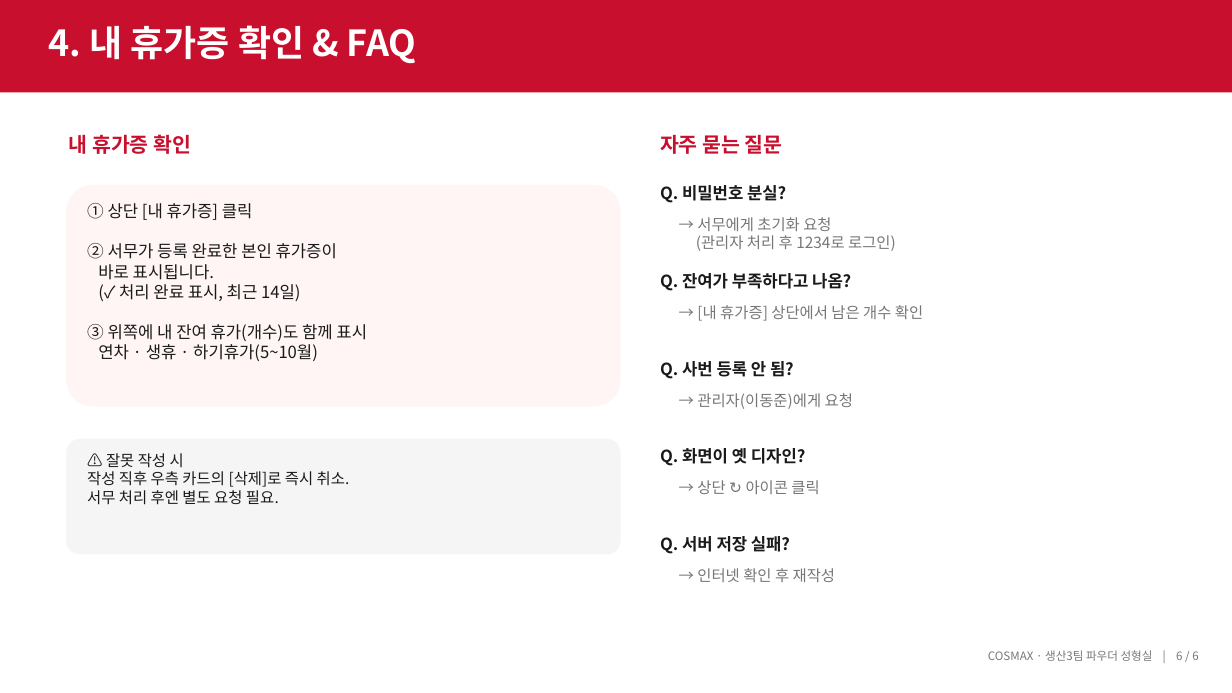
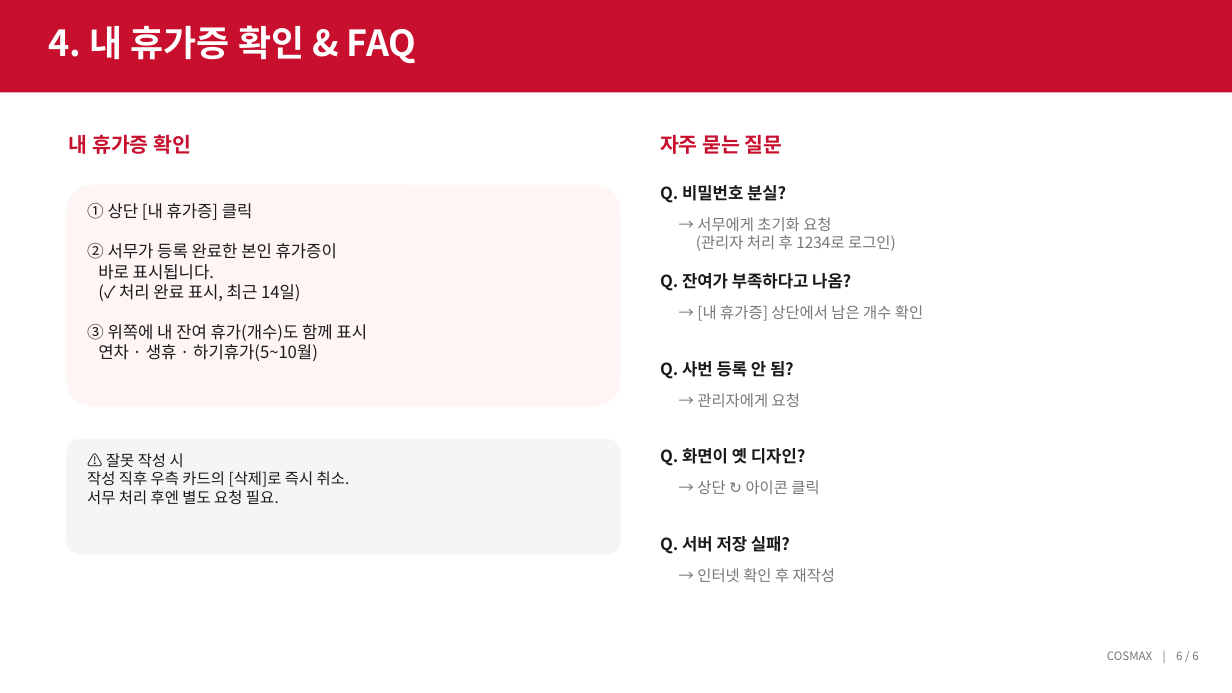
Before and after one commit to djlee-cosmax/Vacation-Permit-Auto-System, a slide deck: slide 6 of docs/휴가증 자동 반영 프로그램 안내 (작업자용).pptx. Drawn at 1232x693 pixels with LibreOffice and Linux fonts; fonts in the diff are those of the drawing. Boxes give left, top, right and bottom in pixels: in the first picture for what was removed or moved away, otherwise in the second. Text is boxed around its words. In the diff, an @@ line names an element or a change of style, - is before the commit and + after.

```diff
--- a/docs/휴가증 자동 반영 프로그램 안내 (작업자용).pptx
+++ b/docs/휴가증 자동 반영 프로그램 안내 (작업자용).pptx
@@ text at (697,393,800,407): text changed @@
-→ 관리자(이동준)에게 요청
+→ 관리자에게 요청
@@ text at (1107,651,1198,660): text changed @@
-COSMAX · 생산3팀 파우더 성형실 | 6 / 6
+COSMAX | 6 / 6
```
Also in this commit, not shown: 5 other slides changed, 3 other files.
